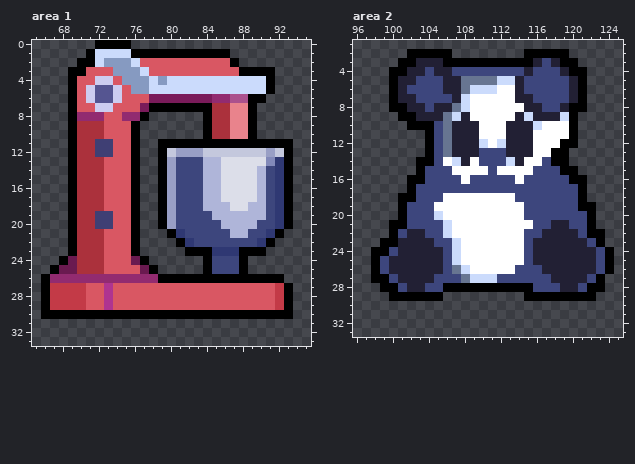
Pixel-art file: TheDreams/Assets/Items/Images/Art#Items.aseprite. That is the earlier state.
128x128 pixels, 1 frame. Colours within 5 levels of each other are drawn and written as one. Shown: area 1: x 65..95, y 0..33; area 2: x 96..125, y 1..33. The commit also changed other parts of the picture, which this record leaves out.
New version:
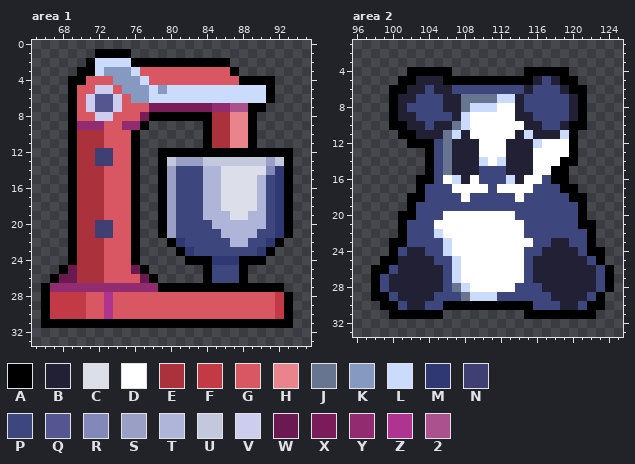
Palette (. is transparent): A #000000  B #222034  C #dcdee9  D #ffffff  E #ab313c  F #c33a47  G #d95763  H #e9838c  J #677591  K #869ac1  L #cbdbfc  M #2f3873  N #3f3f74  P #3d467d  Q #555591  R #8289b9  S #999fc5  T #afb5d9  U #c4c8dd  V #cdcdf0  W #6a1a50  X #7a1b5a  Y #922b70  Z #af3490  2 #ab518d
Difference:
Changed rows in their new state; - is an unchanged pixel.
Area 1, layer "Group 1/blender":
first column x 69:
 0 ---....------------------
 1 --.AAAA...........-------
 2 -.--LLLAAAAAAAAAAA.------
 3 .-ALK--LG---------A....--
 4 -A-GGK--LGGGGGGGGGGAAA---
 5 --GVVGK---K--------------
 6 -------KKLLLLLLLLLLLLLA--
 7 --VQQV--GXXXXXXXYY22-A---
 8 -GGVV-GGXAAAAAA----------
 9 -YYY--YYA----------------
11 ---EG-----.....-EEHH-....
12 -----------AAAAAAAAAAAAA-
13 ---NN------USSSUUUUUUUSU-
14 ---------------------CR--
first column x 66:
18 --------------------C--C----
19 ------EG----------T--CC-----
20 -------------------T----T---
21 ------NN-----ASP----T--T-PMA
22 --------------AMP----TT-PMA-
23 ---------------AMPPPPPPPMA--
24 --.A------A.----AA-MMM-AA---
25 -.A-------WA.---------------
26 .AWWEEEGGGGWA.....-PPP-....-
27 -YYYYYYYYYYYYAAAAAAAAAAAAAA.
30 -FFFFGGZGGGGGGGGGGGGGGGGGGF-
31 AAAAAAAAAAAAAAAAAAAAAAAAAAAA
Area 2, layer "Group 1/panda":
first column x 98:
 2 ----.....--------.....-----
 3 ---....................----
 4 --..AAAAA........AAAAA..---
 5 --.AABBBAAAAAAAAAAB-BAA.---
 6 ---ABB-B-PPPPPPPPB---BA----
 7 --------B-JJJJLL-P---------
 8 ---BPP-P-BJLLL--BPP--PB----
 9 --ABBPPPPBL------BPPPPBA---
10 --AABBPBBJLD---DD-BPPB-A---
11 ---AABBB-L-D---D-LBBBL-----
12 ----AA------D-D---L--D-----
13 ------------DDD-----DDA----
14 -----.--JB-BLDLB-B-DD-A----
15 -----.A-JBBBP-PBBBDDA-.----
16 ----.-A-DLBD---LBDD-AA..---
17 ----.A---DDDD-DDDD---AA.---
18 ---.-A--PP-PPPPPD-----A----
19 ---.A--PPPPPPPPPP-------.--
20 ----A--P--------P------A.--
21 --.----DD--------P--PP-A---
22 --.APP-LD----------PPPP--.-
23 -.-APPP-LD-------DPP--PPA.-
24 ..AP--PPLD--------P----PAA.
25 .AA----P----------------PA.
26 -AP------LD-----D-B--------
27 -PB----B-LDDDDDDD-BB----BPA
28 APBB--BBPJLDDDDDPP-BB--BBPA
29 AAPBBBBPPPJLLLPPPPPPBBBBPA-
30 -AAPBBPPAAAAAAAAAAPPPBBPAA-
31 --AAAAAA---------AAAAAAAA--
Changed places in both pictures, as pixel boxes (x1, y1, x2, y2):
changed: (68, 40, 293, 175)
changed: (41, 202, 293, 328)
changed: (371, 49, 614, 319)
